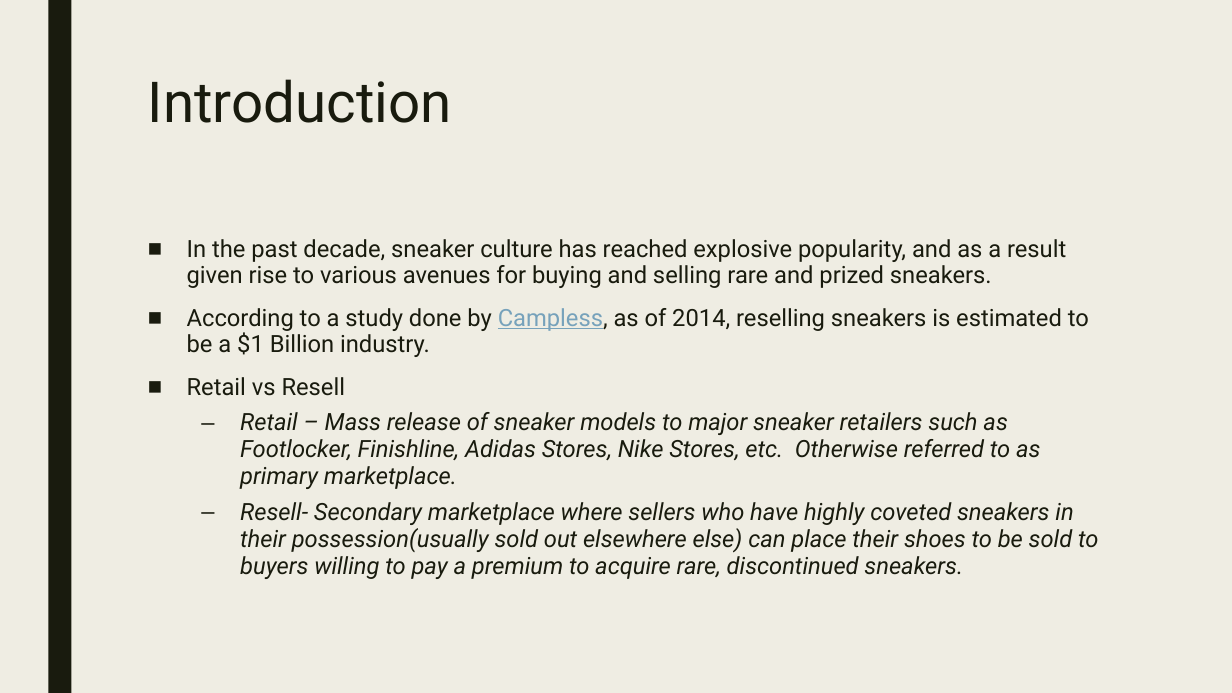
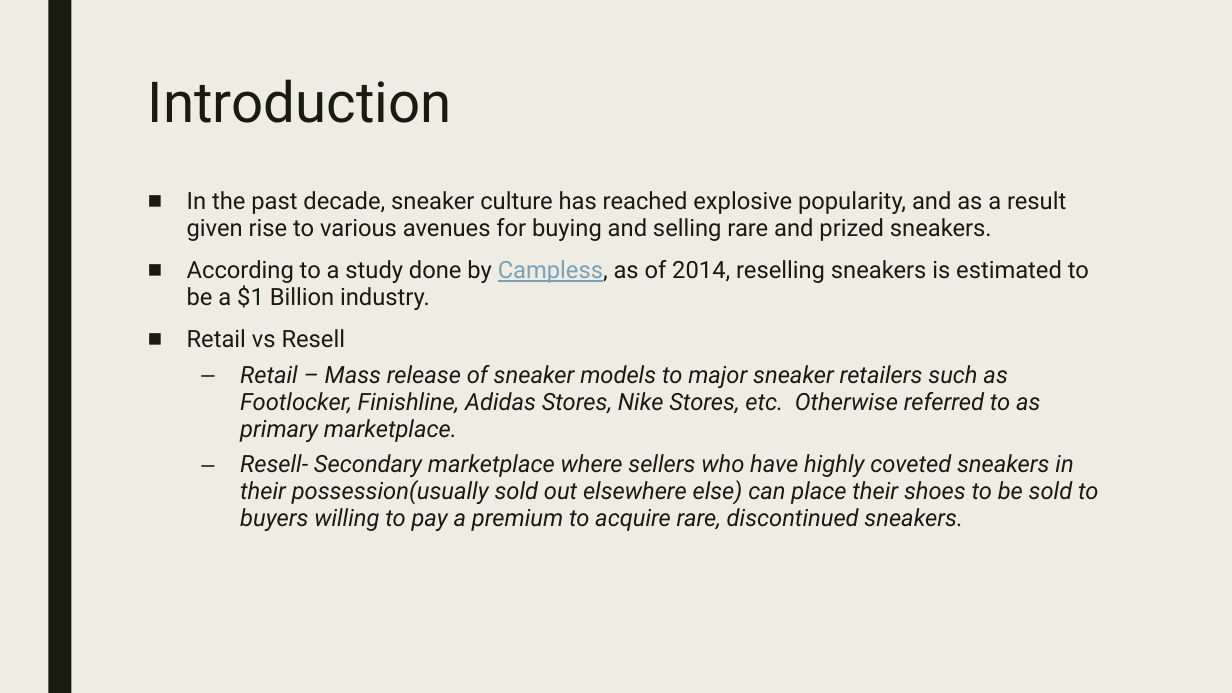
Before and after one commit to joshyoon/SneakerResellData, a slide deck: slide 2 of YeezyData.pptx. Drawn at 1232x693 pixels with LibreOffice and Linux fonts; fonts in the diff are those of the drawing. Boxes give left, top, right and bottom in pixels: in the first picture for what was removed or moved away, otherwise in the second. Text is boxed around its words. In the diff, an @@ line names an element or a change of style, - is before the commit and + after.

```diff
--- a/YeezyData.pptx
+++ b/YeezyData.pptx
@@ text "In the past decade, sneaker ...": place and size @@
-text "In the past decade, sneaker ..." at bbox=[187, 239, 1098, 579]
+text "In the past decade, sneaker ..." at bbox=[187, 191, 1098, 531]
```
Also in this commit, not shown: 1 other slide changed, 13 slides added, 1 slide removed, 1 other file.
